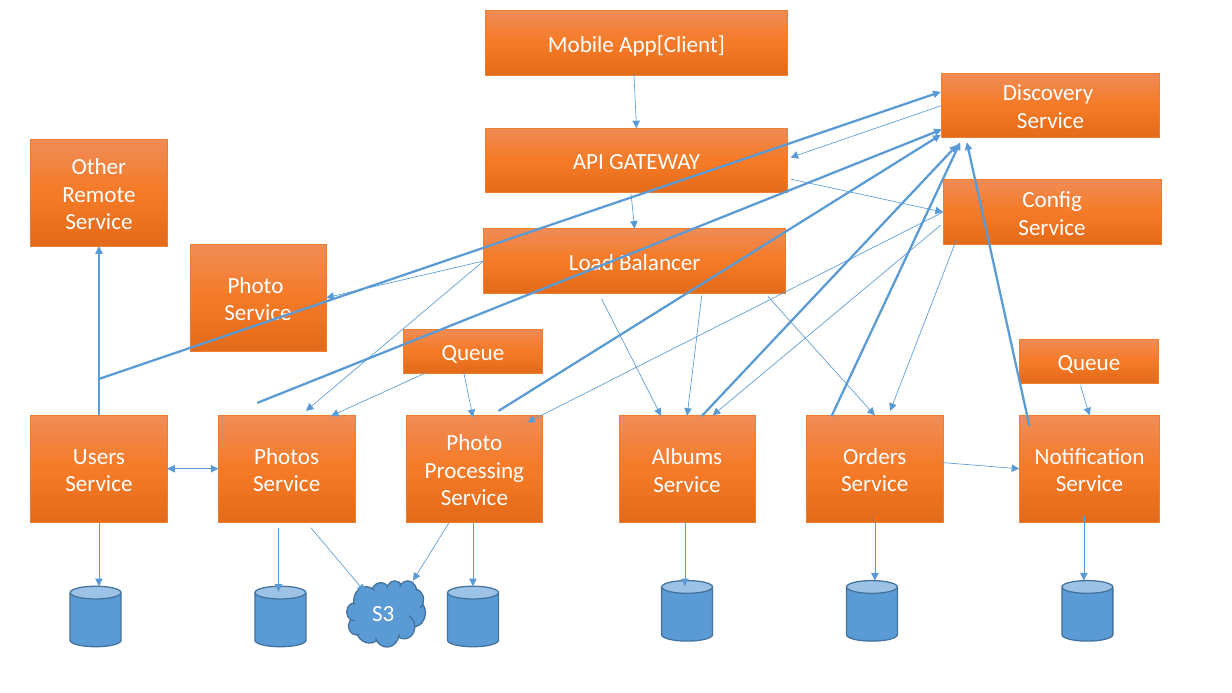
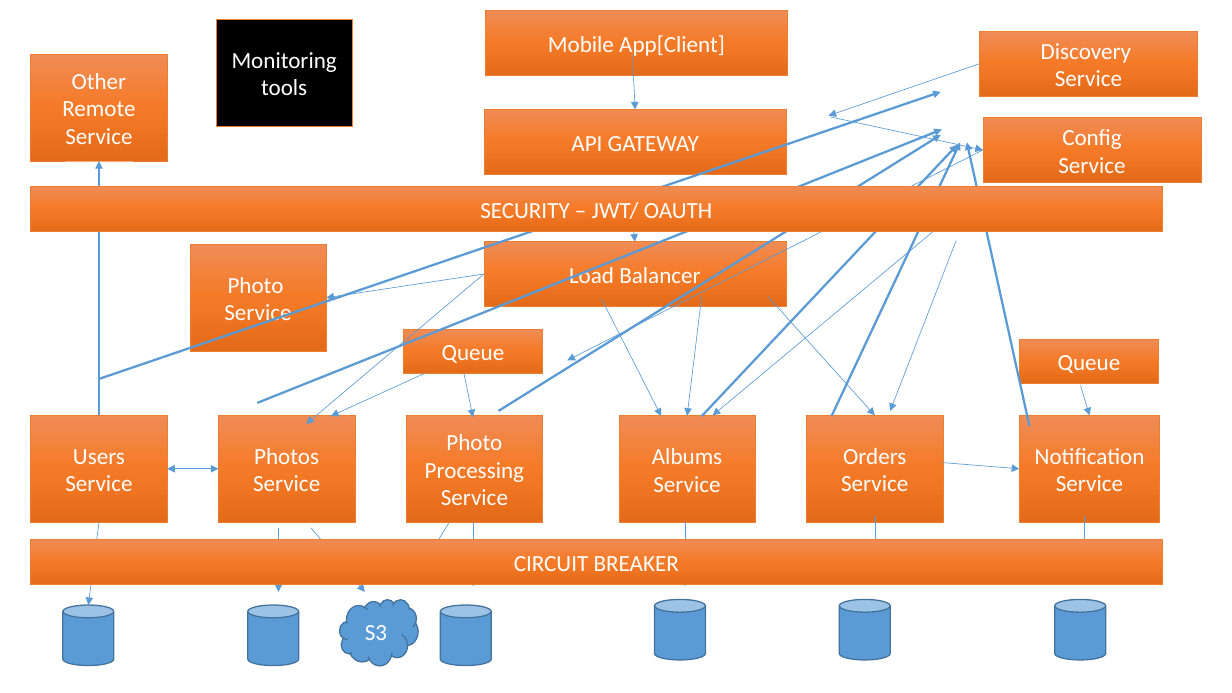
Before and after one commit to diptiagrl/MicroServices, a slide deck: slide 2 of ppt/100_Microservices.pptx. Drawn at 1232x693 pixels with LibreOffice and Linux fonts; fonts in the diff are those of the drawing. Boxes give left, top, right and bottom in pixels: in the first picture for what was removed or moved away, otherwise in the second. Text is boxed around its words. In the diff, an @@ line names an element or a change of style, - is before the commit and + after.

Commit message:
day 5 ms oauth

```diff
--- a/ppt/100_Microservices.pptx
+++ b/ppt/100_Microservices.pptx
@@ rectangle added at [216, 19, 353, 126], fill #000000, outline #ED7D31 0.5 pt, 18 pt, text #FFFFFF @@
+Monitoring tools
@@ rectangle "Other Remote Service": place and size @@
-rectangle "Other Remote Service" at [30, 140, 167, 246]
+rectangle "Other Remote Service" at [30, 55, 167, 161]
@@ arrow moved from (634, 73) - (637, 128) to (633, 55) - (635, 110) @@
@@ rectangle "Discovery": place and size @@
-rectangle "Discovery" at [942, 73, 1160, 138]
+rectangle "Discovery" at [980, 31, 1198, 96]
@@ arrow moved from (942, 105) - (791, 158) to (980, 64) - (829, 116) @@
@@ rectangle "API GATEWAY": place and size @@
-rectangle "API GATEWAY" at [485, 128, 787, 193]
+rectangle "API GATEWAY" at [484, 110, 787, 175]
@@ arrow moved from (791, 179) - (944, 213) to (831, 117) - (983, 150) @@
@@ rectangle "Config": place and size @@
-rectangle "Config" at [944, 180, 1162, 245]
+rectangle "Config" at [983, 117, 1202, 182]
@@ arrow moved from (99, 416) - (99, 246) to (99, 416) - (99, 161) @@
@@ arrow moved from (944, 213) - (528, 422) to (983, 150) - (567, 360) @@
@@ rectangle added at [30, 187, 1162, 232], fill gradient #F18C57 to #F67B28 to #E56C19, outline #ED7D31 0.5 pt, 18 pt, text #FFFFFF @@
+SECURITY – JWT/ OAUTH
@@ 2 arrows, 1 rectangle: place and size @@
-2 arrows, 1 rectangle at [306, 194, 786, 411]
+2 arrows, 1 rectangle at [306, 207, 787, 424]
@@ arrow moved from (483, 261) - (326, 298) to (484, 274) - (326, 298) @@
@@ rectangle added at [30, 539, 1162, 584], fill gradient #F18C57 to #F67B28 to #E56C19, outline #ED7D31 0.5 pt, 18 pt, text #FFFFFF @@
+CIRCUIT BREAKER
@@ arrow moved from (99, 522) - (99, 586) to (99, 522) - (89, 605) @@
@@ 2 cylinders, 1 cloud: place and size @@
-2 cylinders, 1 cloud at [347, 580, 897, 647]
+2 cylinders, 1 cloud at [339, 600, 890, 666]
@@ 4 cylinders: place and size @@
-4 cylinders at [70, 580, 1113, 647]
+4 cylinders at [63, 600, 1105, 666]
```
Also in this commit, not shown: 1 other file.
